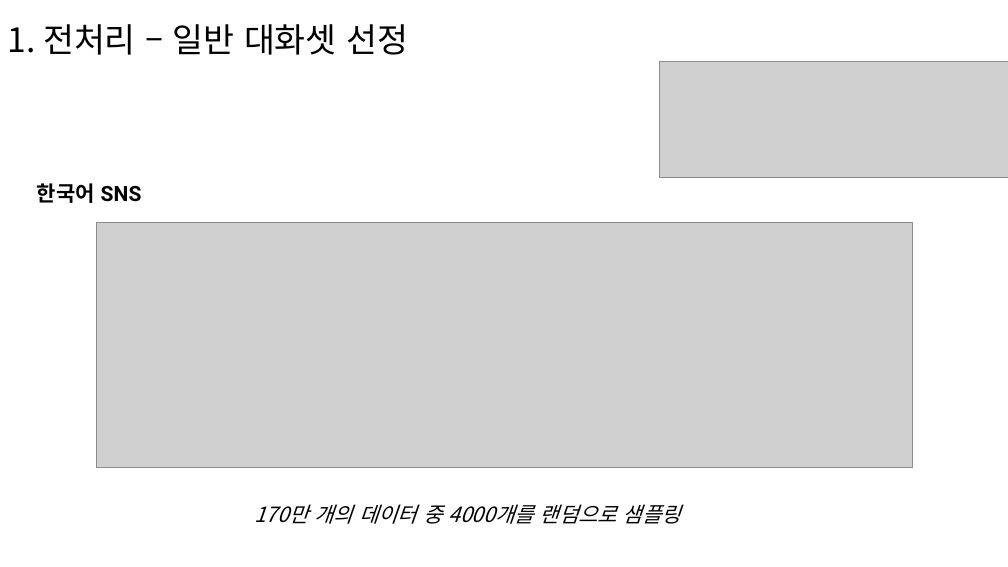
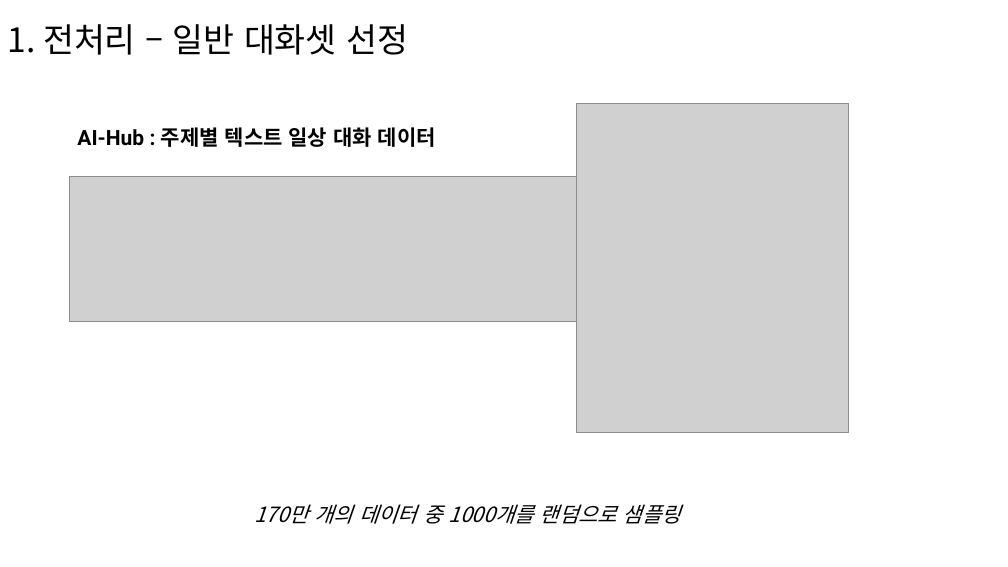
Before and after one commit to vieisi8/AIFFEL_DLthon, a slide deck: slide 3 of 발표 자료/이지하조 발표 자료 .pptx. Drawn at 1008x567 pixels with LibreOffice and Linux fonts; fonts in the diff are those of the drawing; grey boxes stand for pictures. Boxes give left, top, right and bottom in pixels: in the first picture for what was removed or moved away, otherwise in the second. Text is boxed around its words. In the diff, an @@ line names an element or a change of style, - is before the commit and + after.

```diff
--- a/발표 자료/이지하조 발표 자료 .pptx
+++ b/발표 자료/이지하조 발표 자료 .pptx
@@ picture removed at [659,61,1008,178] @@
@@ picture added at [577,104,849,433] @@
@@ text added at [77,127,436,147], 20 pt, text #000000, bold @@
+AI-Hub : 주제별 텍스트 일상 대화 데이터
@@ picture added at [70,176,712,321] @@
@@ text removed at [37,183,142,203] @@
-한국어 SNS
@@ picture removed at [96,222,913,467] @@
@@ text at [254,504,681,524]: text changed @@
-170만 개의 데이터 중 4000개를 랜덤으로 샘플링
+170만 개의 데이터 중 1000개를 랜덤으로 샘플링
```
Also in this commit, not shown: 3 other slides changed.
